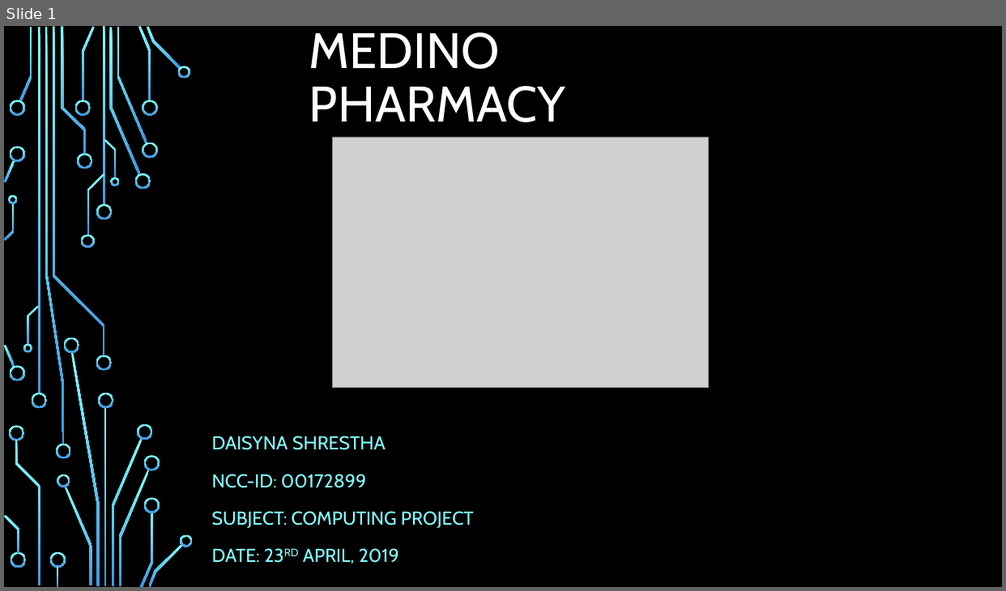
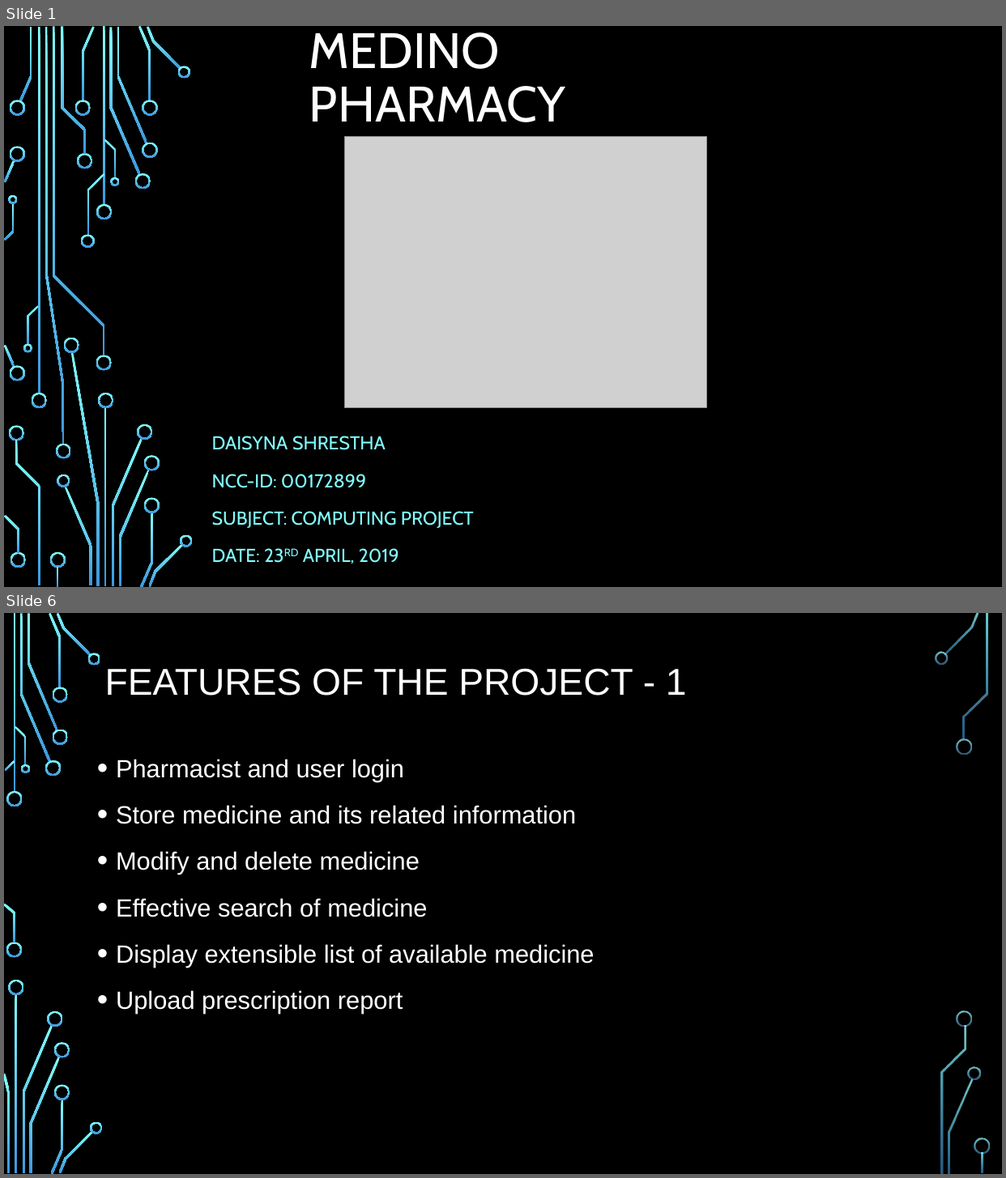
Before and after one commit to sdaisyna/PharmacyMS, a slide deck: Design/Medino Pharmacy.pptx. Shown one above the other, each under a label of ours: slide 1 before the commit, slides 1 and 6 after it; the slides between them are not shown. The pictures are 1006x591 and 1006x1178 pixels, drawn with LibreOffice and Linux fonts; fonts in the diff are those of the drawing; grey boxes stand for pictures; background and template pictures are left out. Boxes give left, top, right and bottom in pixels: in the first picture for what was removed or moved away, otherwise in the second. Text is boxed around its words. In the diff, an @@ line names an element or a change of style, - is before the commit and + after.

```diff
--- a/Design/Medino Pharmacy.pptx
+++ b/Design/Medino Pharmacy.pptx
@@ slide 6 added at [4, 613, 1002, 1174], background picture (left out) @@
@@ title added at [105, 668, 687, 696], 36 pt, text #FFFFFF @@
+FEATURES OF THE PROJECT - 1
@@ text added at [116, 759, 594, 1014], 24 pt, text #FFFFFF @@
+• Pharmacist and user login
+• Store medicine and its related information
+• Modify and delete medicine
+• Effective search of medicine
+• Display extensible list of available medicine
+• Upload prescription report
@@ group added at [4, 613, 990, 1174]: 33 freeform shapes, 3 rectangles @@
@@ slide 1 changed as well @@
@@ picture: place and size @@
-picture at [333, 137, 709, 387]
+picture at [345, 137, 707, 408]
```
Also in this commit, not shown: 1 other slide changed, 41 other slides added, 1 slide removed, 6 other files.
